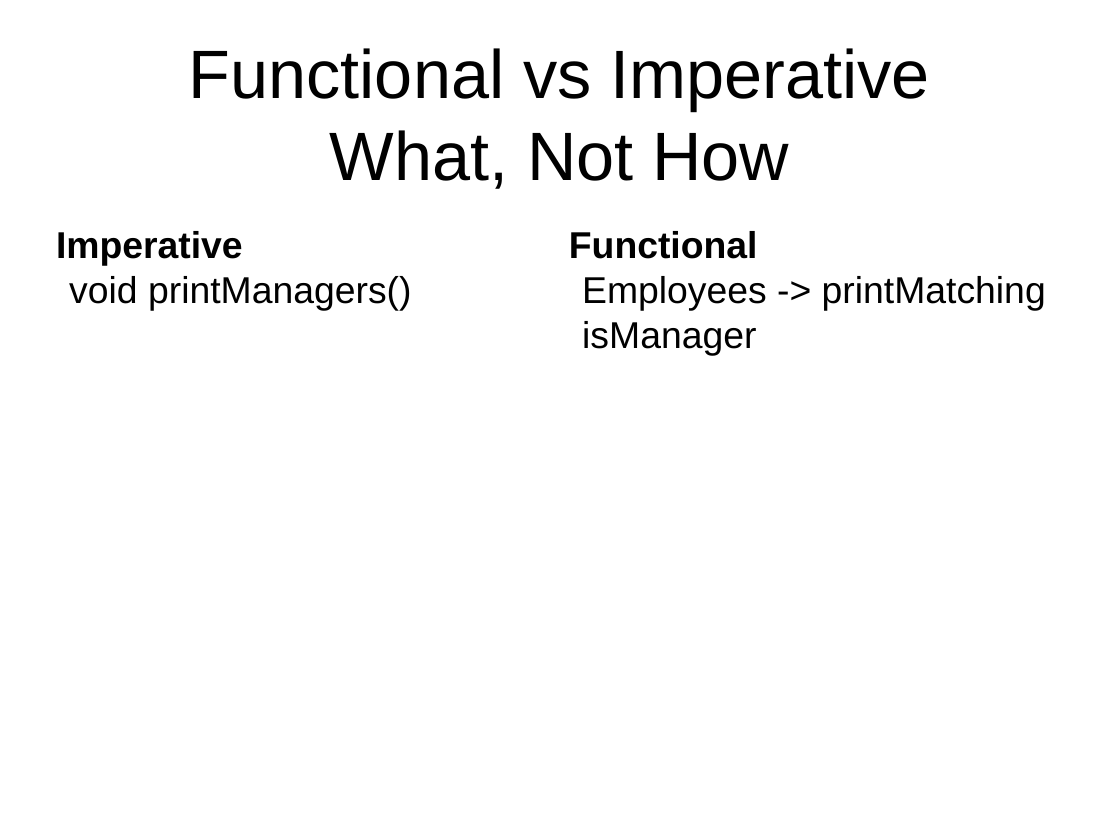
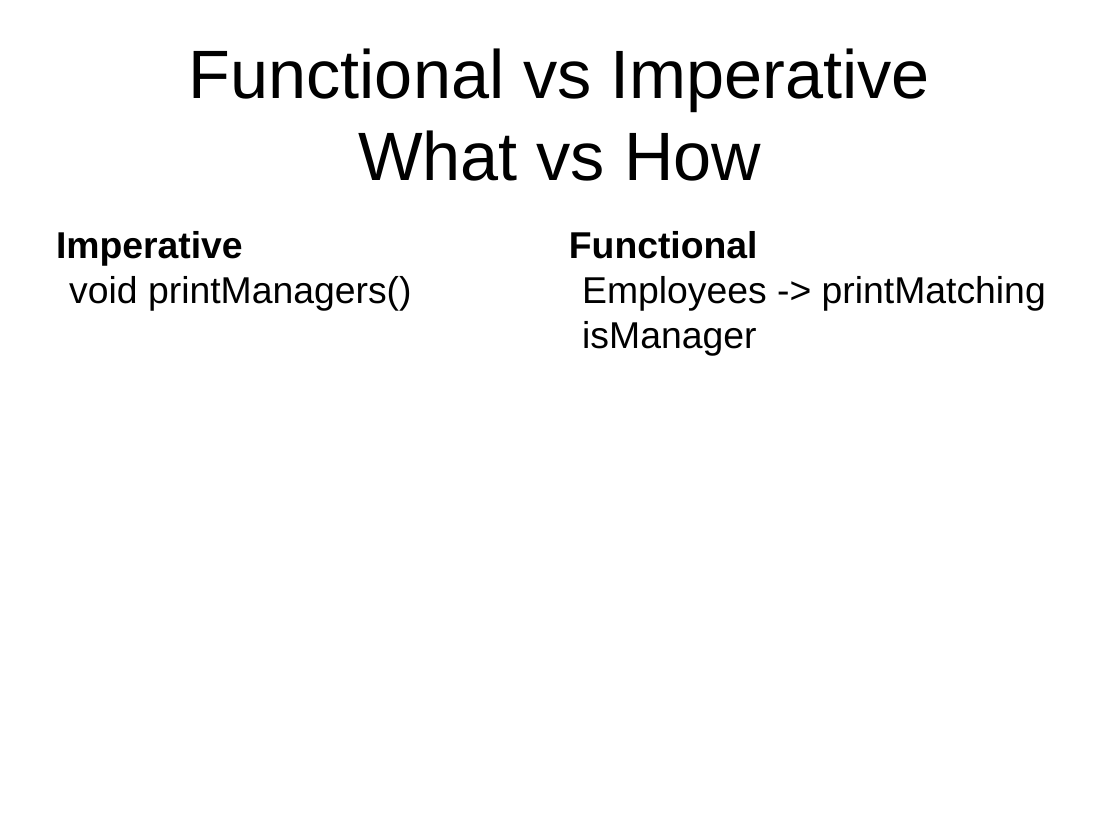
Before and after one commit to mlidbom/FSharpElevate, a slide deck: slide 2 of FSharp2.pptx. Drawn at 1120x840 pixels with LibreOffice and Linux fonts; fonts in the diff are those of the drawing. Boxes give left, top, right and bottom in pixels: in the first picture for what was removed or moved away, otherwise in the second. Text is boxed around its words. In the diff, an @@ line names an element or a change of style, - is before the commit and + after.

```diff
--- a/FSharp2.pptx
+++ b/FSharp2.pptx
@@ title at [189, 48, 930, 181]: text changed @@
-Functional vs Imperative
-What, Not How
+Functional vs Imperative
+What vs How
```
Also in this commit, not shown: 2 slides added, 6 other files.
